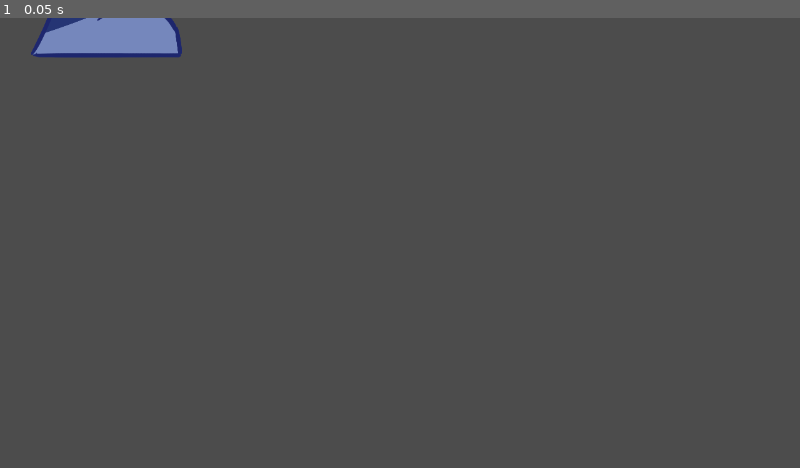
Above: before the commit, frame 1.
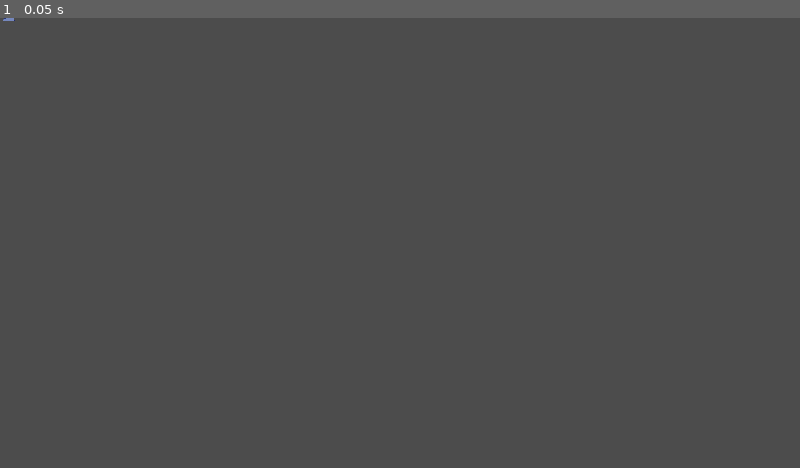
Above: after the commit, the same moment.

Repository: senseibobo/velika-gozba
Game: Godot game, scene res://Player/Player.tscn
The game is run twice, just before and just after one commit, with the same random seed, the same clock (stepped at 60 frames per second) and the same inputs. This scene is started directly instead of the project's main scene.
Inputs:
- Up to frame 1 (0.05 s): no input

The runs differ from the first frame. In frame 1, 1.5% of the frame differs, in the area x 0-23%, y 0-9%.
Error after the commit: Parse Error: Unknown class: "Character" (res://Player/Player.gd:1)

Commit message:
updated characters

Diff:
--- /dev/null
+++ b/Game/Characters/Character.gd
@@ -0,0 +1,14 @@
+extends KinematicBody2D
+
+class_name Character
+
+export var health : float
+export var movement_speed : float
+
+func hit(damage,source):
+	health = max(0,health-damage)
+	if health <= 0:
+		death(source)
+
+func death(source):
+	pass
--- /dev/null
+++ b/Game/Enemies/Enemy.gd
@@ -0,0 +1,9 @@
+extends Character
+
+
+func _ready():
+	Global.enemies.append(self)
+
+func death(source):
+	.death(source)
+	Global.enemies.erase(self)
--- /dev/null
+++ b/Game/Player/Player.gd
@@ -0,0 +1,30 @@
+extends Character
+
+export var object_path : NodePath
+onready var object : Node2D = get_node(object_path)
+onready var animationplayer : AnimationPlayer = object.get_node("AnimationPlayer")
+
+func _ready():
+	Global.player = self
+
+func _process(delta):
+	_handle_movement()
+	_handle_animations()
+
+
+func _handle_movement():
+	var _hmove = Input.get_action_strength("move_right")-Input.get_action_strength("move_left")
+	var _vmove = Input.get_action_strength("move_down")-Input.get_action_strength("move_up")
+	var _dir = Vector2(_hmove,_vmove).normalized()
+	move_and_slide(_dir*movement_speed)
+
+func _handle_animations():
+	var _hmove = Input.get_action_strength("move_right")-Input.get_action_strength("move_left")
+	var _vmove = Input.get_action_strength("move_down")-Input.get_action_strength("move_up")
+	var _dir = Vector2(_hmove,_vmove).normalized()
+	if !is_zero_approx(_dir.x):
+		object.scale.x = sign(_dir.x)*abs(object.scale.x)
+	if _dir != Vector2():
+		animationplayer.play("run")
+	else:
+		animationplayer.play("idle")
--- a/Game/Player/Player.tscn
+++ b/Game/Player/Player.tscn
@@ -10,6 +10,7 @@
 [ext_resource path="res://Textures/Player/uvo.png" type="Texture" id=8]
 [ext_resource path="res://Animations/Player/idle.anim" type="Animation" id=9]
 [ext_resource path="res://Animations/Player/run.anim" type="Animation" id=10]
+[ext_resource path="res://Player/Player.gd" type="Script" id=11]
 
 [sub_resource type="Animation" id=1]
 length = 0.001
@@ -21,7 +22,7 @@
 tracks/0/enabled = true
 tracks/0/keys = {
 "points": PoolRealArray( 51, -0.25, 0, 0.25, 0, 51, -0.25, 0, 0.25, 0, 51, -0.25, 0, 0.25, 0 ),
-"times": PoolRealArray( -0.1, 0.5, 1.1 )
+"times": PoolRealArray( 0, 0.5, 1.1 )
 }
 tracks/1/type = "bezier"
 tracks/1/path = NodePath("Node2D/lice:position:y")
@@ -30,8 +31,8 @@
 tracks/1/imported = false
 tracks/1/enabled = true
 tracks/1/keys = {
-"points": PoolRealArray( -566.327, -0.25, 0, 0.25, 0, -536.791, -0.25, 0, 0.25, 0, -566.327, -0.25, 0, 0.25, 0 ),
-"times": PoolRealArray( 0, 0.6, 1.1 )
+"points": PoolRealArray( -566.327, -0.25, 0, 0.25, 0 ),
+"times": PoolRealArray( 0 )
 }
 tracks/2/type = "bezier"
 tracks/2/path = NodePath("Node2D/desnaRuka:position:x")
@@ -40,8 +41,8 @@
 tracks/2/imported = false
 tracks/2/enabled = true
 tracks/2/keys = {
-"points": PoolRealArray( -266, -0.25, 0, 0.25, 0, -266, -0.25, 0, 0.25, 0, -266, -0.25, 0, 0.25, 0 ),
-"times": PoolRealArray( 0, 0.5, 1 )
+"points": PoolRealArray( -266, -0.25, 0, 0.25, 0 ),
+"times": PoolRealArray( 0 )
 }
 tracks/3/type = "bezier"
 tracks/3/path = NodePath("Node2D/desnaRuka:position:y")
@@ -50,8 +51,8 @@
 tracks/3/imported = false
 tracks/3/enabled = true
 tracks/3/keys = {
-"points": PoolRealArray( -339, -0.25, 0, 0.25, 0, -309.465, -0.25, 0, 0.25, 0, -339, -0.25, 0, 0.25, 0 ),
-"times": PoolRealArray( 0, 0.5, 1 )
+"points": PoolRealArray( -339, -0.25, 0, 0.25, 0 ),
+"times": PoolRealArray( 0 )
 }
 tracks/4/type = "bezier"
 tracks/4/path = NodePath("Node2D/uvo:position:x")
@@ -60,8 +61,8 @@
 tracks/4/imported = false
 tracks/4/enabled = true
 tracks/4/keys = {
-"points": PoolRealArray( -260, -0.25, 0, 0.25, 0, -260, -0.25, 0, 0.25, 0, -260, -0.25, 0, 0.25, 0 ),
-"times": PoolRealArray( 0, 0.5, 1 )
+"points": PoolRealArray( -260, -0.25, 0, 0.25, 0 ),
+"times": PoolRealArray( 0 )
 }
 tracks/5/type = "bezier"
 tracks/5/path = NodePath("Node2D/uvo:position:y")
@@ -70,8 +71,8 @@
 tracks/5/imported = false
 tracks/5/enabled = true
 tracks/5/keys = {
-"points": PoolRealArray( -537, -0.25, 0, 0.25, 0, -507.465, -0.25, 0, 0.25, 0, -537, -0.25, 0, 0.25, 0 ),
-"times": PoolRealArray( 0, 0.5, 1 )
+"points": PoolRealArray( -537, -0.25, 0, 0.25, 0 ),
+"times": PoolRealArray( 0 )
 }
 tracks/6/type = "bezier"
 tracks/6/path = NodePath("Node2D/kapa:position:x")
@@ -80,8 +81,8 @@
 tracks/6/imported = false
 tracks/6/enabled = true
 tracks/6/keys = {
-"points": PoolRealArray( -57, -0.25, 0, 0.25, 0, -57, -0.25, 0, 0.25, 0, -57, -0.25, 0, 0.25, 0 ),
-"times": PoolRealArray( 0, 0.5, 1 )
+"points": PoolRealArray( -57, -0.25, 0, 0.25, 0 ),
+"times": PoolRealArray( 0 )
 }
 tracks/7/type = "bezier"
 tracks/7/path = NodePath("Node2D/kapa:position:y")
@@ -90,8 +91,8 @@
 tracks/7/imported = false
 tracks/7/enabled = true
 tracks/7/keys = {
-"points": PoolRealArray( -545, -0.25, 0, 0.25, 0, -515.465, -0.25, 0, 0.25, 0, -545, -0.25, 0, 0.25, 0 ),
-"times": PoolRealArray( 0, 0.6, 1 )
+"points": PoolRealArray( -545, -0.25, 0, 0.25, 0 ),
+"times": PoolRealArray( 0 )
 }
 tracks/8/type = "bezier"
 tracks/8/path = NodePath("Node2D/telo:position:x")
@@ -100,8 +101,8 @@
 tracks/8/imported = false
 tracks/8/enabled = true
 tracks/8/keys = {
-"points": PoolRealArray( 0, -0.25, 0, 0.25, 0, 0, -0.25, 0, 0.25, 0, 0, -0.25, 0, 0.25, 0 ),
-"times": PoolRealArray( 0, 0.5, 1 )
+"points": PoolRealArray( 0, -0.25, 0, 0.25, 0 ),
+"times": PoolRealArray( 0 )
 }
 tracks/9/type = "bezier"
 tracks/9/path = NodePath("Node2D/telo:position:y")
@@ -110,8 +111,8 @@
 tracks/9/imported = false
 tracks/9/enabled = true
 tracks/9/keys = {
-"points": PoolRealArray( -375, -0.25, 0, 0.25, 0, -345.465, -0.25, 0, 0.25, 0, -375, -0.25, 0, 0.25, 0 ),
-"times": PoolRealArray( 0, 0.5, 1 )
+"points": PoolRealArray( -375, -0.25, 0, 0.25, 0 ),
+"times": PoolRealArray( 0 )
 }
 tracks/10/type = "bezier"
 tracks/10/path = NodePath("Node2D/levaRuka:position:x")
@@ -120,8 +121,8 @@
 tracks/10/imported = false
 tracks/10/enabled = true
 tracks/10/keys = {
-"points": PoolRealArray( 224, -0.25, 0, 0.25, 0, 224, -0.25, 0, 0.25, 0, 224, -0.25, 0, 0.25, 0 ),
-"times": PoolRealArray( 0, 0.5, 1 )
+"points": PoolRealArray( 224, -0.25, 0, 0.25, 0 ),
+"times": PoolRealArray( 0 )
 }
 tracks/11/type = "bezier"
 tracks/11/path = NodePath("Node2D/levaRuka:position:y")
@@ -130,8 +131,8 @@
 tracks/11/imported = false
 tracks/11/enabled = true
 tracks/11/keys = {
-"points": PoolRealArray( -383, -0.25, 0, 0.25, 0, -353.465, -0.25, 0, 0.25, 0, -383, -0.25, 0, 0.25, 0 ),
-"times": PoolRealArray( 0, 0.5, 1 )
+"points": PoolRealArray( -383, -0.25, 0, 0.25, 0 ),
+"times": PoolRealArray( 0 )
 }
 tracks/12/type = "bezier"
 tracks/12/path = NodePath("levaNoga:position:x")
@@ -140,8 +141,8 @@
 tracks/12/imported = false
 tracks/12/enabled = true
 tracks/12/keys = {
-"points": PoolRealArray( 140, -0.25, 0, 0.25, 0, 150, -0.25, 0, 0.25, 0, 140, -0.25, 0, 0.25, 0 ),
-"times": PoolRealArray( 0, 0.5, 1 )
+"points": PoolRealArray( 140, -0.25, 0, 0.25, 0 ),
+"times": PoolRealArray( 0 )
 }
 tracks/13/type = "bezier"
 tracks/13/path = NodePath("levaNoga:position:y")
@@ -150,8 +151,8 @@
 tracks/13/imported = false
 tracks/13/enabled = true
 tracks/13/keys = {
-"points": PoolRealArray( -48, -0.25, 0, 0.25, 0, -48, -0.25, 0, 0.25, 0, -48, -0.25, 0, 0.25, 0 ),
-"times": PoolRealArray( 0, 0.5, 1 )
+"points": PoolRealArray( -48, -0.25, 0, 0.25, 0 ),
+"times": PoolRealArray( 0 )
 }
 tracks/14/type = "bezier"
 tracks/14/path = NodePath("desnaNoga:position:x")
@@ -160,8 +161,8 @@
 tracks/14/imported = false
 tracks/14/enabled = true
 tracks/14/keys = {
-"points": PoolRealArray( -136, -0.25, 0, 0.25, 0, -148, -0.25, 0, 0.25, 0, -136, -0.25, 0, 0.25, 0 ),
-"times": PoolRealArray( 0, 0.5, 1 )
+"points": PoolRealArray( -136, -0.25, 0, 0.25, 0 ),
+"times": PoolRealArray( 0 )
 }
 tracks/15/type = "bezier"
 tracks/15/path = NodePath("desnaNoga:position:y")
@@ -170,8 +171,8 @@
 tracks/15/imported = false
 tracks/15/enabled = true
 tracks/15/keys = {
-"points": PoolRealArray( -53, -0.25, 0, 0.25, 0, -53, -0.25, 0, 0.25, 0, -53, -0.25, 0, 0.25, 0 ),
-"times": PoolRealArray( 0, 0.5, 1 )
+"points": PoolRealArray( -53, -0.25, 0, 0.25, 0 ),
+"times": PoolRealArray( 0 )
 }
 tracks/16/type = "bezier"
 tracks/16/path = NodePath("Node2D/desnaRuka:rotation_degrees")
@@ -180,8 +181,8 @@
 tracks/16/imported = false
 tracks/16/enabled = true
 tracks/16/keys = {
-"points": PoolRealArray( 0, -0.25, 0, 0.25, 0, 3.59049, -0.25, 0, 0.25, 0, 3.59187, -0.25, 0, 0.25, 0, 0, -0.25, 0, 0.25, 0 ),
-"times": PoolRealArray( 0, 0.391615, 0.4, 0.8 )
+"points": PoolRealArray( 0, -0.25, 0, 0.25, 0 ),
+"times": PoolRealArray( 0 )
 }
 tracks/17/type = "bezier"
 tracks/17/path = NodePath("Node2D/levaRuka:rotation_degrees")
@@ -190,8 +191,8 @@
 tracks/17/imported = false
 tracks/17/enabled = true
 tracks/17/keys = {
-"points": PoolRealArray( 0, -0.25, 0, 0.25, 0, -5.03724, -0.25, 0, 0.25, 0, -0.00722503, -0.25, 0, 0.25, 0, 0, -0.25, 0, 0.25, 0 ),
-"times": PoolRealArray( 0, 0.4, 0.783985, 0.8 )
+"points": PoolRealArray( 0, -0.25, 0, 0.25, 0 ),
+"times": PoolRealArray( 0 )
 }
 tracks/18/type = "bezier"
 tracks/18/path = NodePath("Node2D/lice:rotation_degrees")
@@ -322,9 +323,16 @@
 "times": PoolRealArray( 0 )
 }
 
-[node name="Player" type="Node2D"]
+[sub_resource type="RectangleShape2D" id=2]
+extents = Vector2( 22, 5 )
+
+[node name="Player" type="KinematicBody2D"]
+script = ExtResource( 11 )
+movement_speed = 200.0
+object_path = NodePath("Object")
 
 [node name="Object" type="Node2D" parent="."]
+scale = Vector2( 0.08, 0.08 )
 
 [node name="levaNoga" type="Sprite" parent="Object"]
 position = Vector2( 140, -48 )
@@ -367,6 +375,10 @@
 texture = ExtResource( 6 )
 
 [node name="AnimationPlayer" type="AnimationPlayer" parent="Object"]
+autoplay = "idle"
 anims/RESET = SubResource( 1 )
 anims/idle = ExtResource( 9 )
 anims/run = ExtResource( 10 )
+
+[node name="CollisionShape2D" type="CollisionShape2D" parent="."]
+shape = SubResource( 2 )
Not shown: 1 places in Game/Player/Player.tscn that only renumber resources
